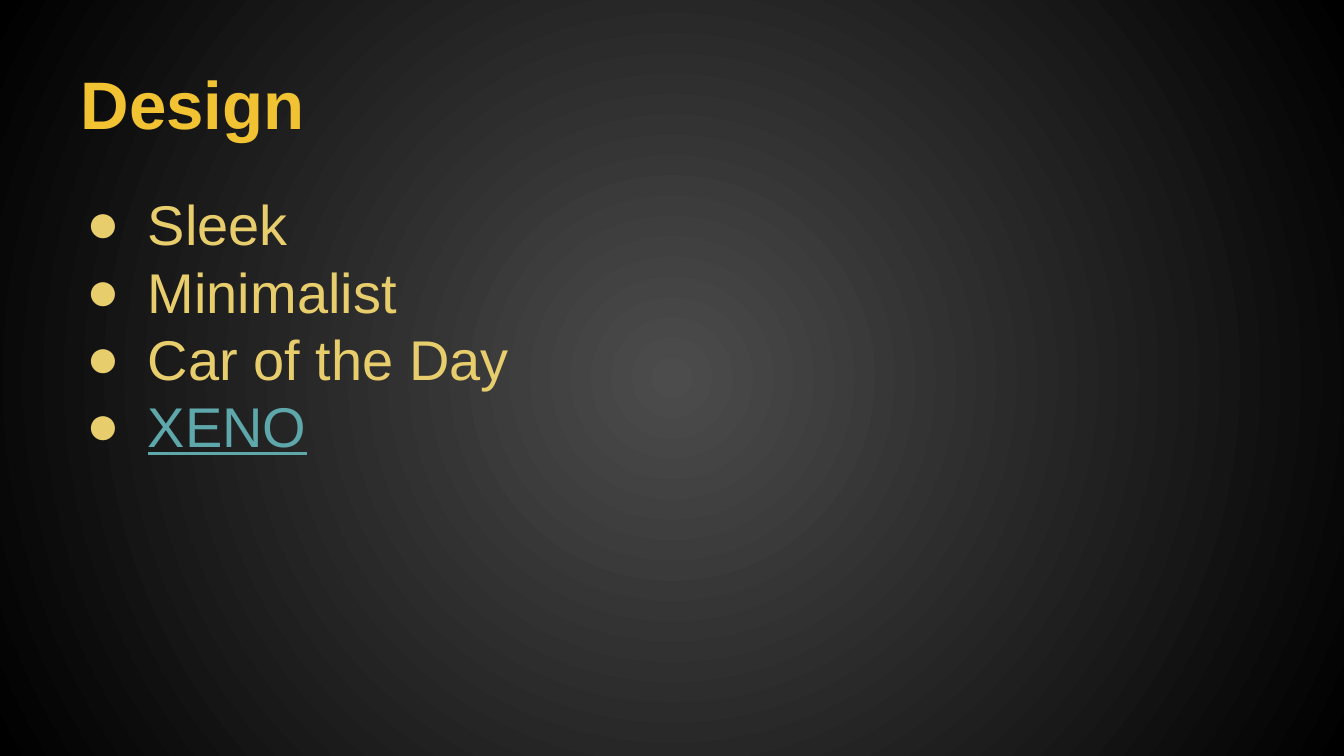
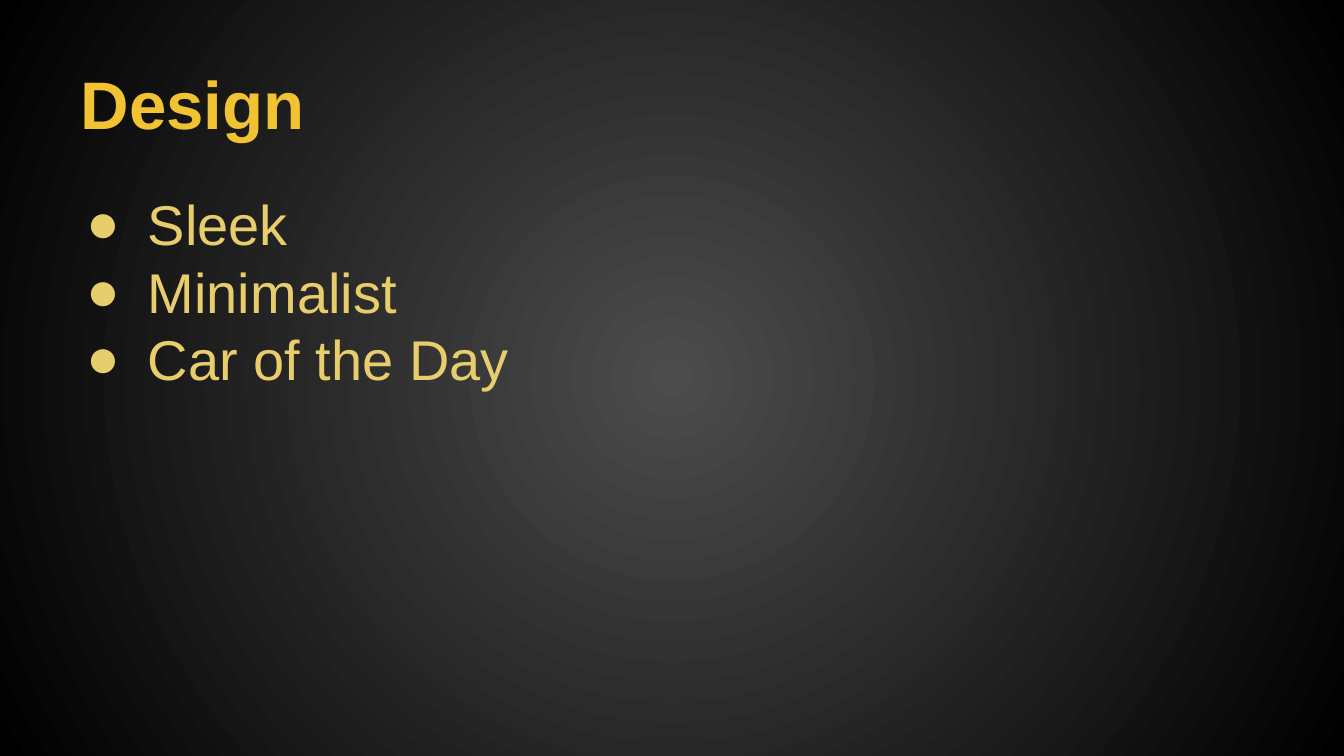
Before and after one commit to edlafem1/xeno, a slide deck: slide 5 of Spiral1Presentation.pptx (slide 4 before the commit). Drawn at 1344x756 pixels with LibreOffice and Linux fonts; fonts in the diff are those of the drawing. Boxes give left, top, right and bottom in pixels: in the first picture for what was removed or moved away, otherwise in the second. Text is boxed around its words. In the diff, an @@ line names an element or a change of style, - is before the commit and + after.

```diff
--- a/Spiral1Presentation.pptx
+++ b/Spiral1Presentation.pptx
@@ text at (148, 408, 306, 455): paragraph removed @@
-● XENO
```
Also in this commit, not shown: 3 other slides changed, 1 slide added.
